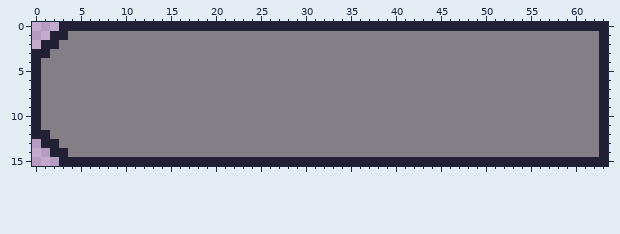
File history of a pixel-art file, assets/perry_pinball/paddle.aseprite. Above, as it was before the edit.
64x16 pixels, 1 frame.
The result:
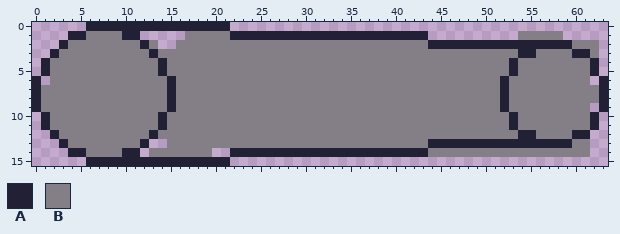
Palette (. is transparent): A #222034  B #847e87
Diff:
layer "Layer 2" added
Changed rows in their new state; - is an unchanged pixel.
Layers "Layer 2", "Layer 1":
first column x 0:
 0 ---...----------------..........................................
 1 --..AA----AA.....-----AAAAAAAAAAAAAAAAAAAAAA..........-----.....
 2 -..A--------A-..----------------------------AAAAAAAAAAAAAAAA---.
 3 ..A----------A----------------------------------------AA----AA-.
 4 .A------------A--------------------------------------A--------A.
 5 .A------------A--------------------------------------A--------A.
 6 -.-------------A------------------------------------A---------.-
 7 ---------------A------------------------------------A-----------
 8 ---------------A------------------------------------A-----------
 9 ---------------A------------------------------------A---------.-
10 .A------------A--------------------------------------A--------A.
11 .A------------A--------------------------------------A--------A.
12 ..A----------A----------------------------------------AA----AA..
13 -..A--------A..-----------------------------AAAAAAAAAAAAAAAA--..
14 --..AA----AA.-------..AAAAAAAAAAAAAAAAAAAAAA------------------..
15 ---...----------------..........................................
Boxes around the changes in both pictures, in picture pixels (x1, y1, x2, y2):
changed: (32, 22, 86, 166)
changed: (122, 22, 608, 166)
